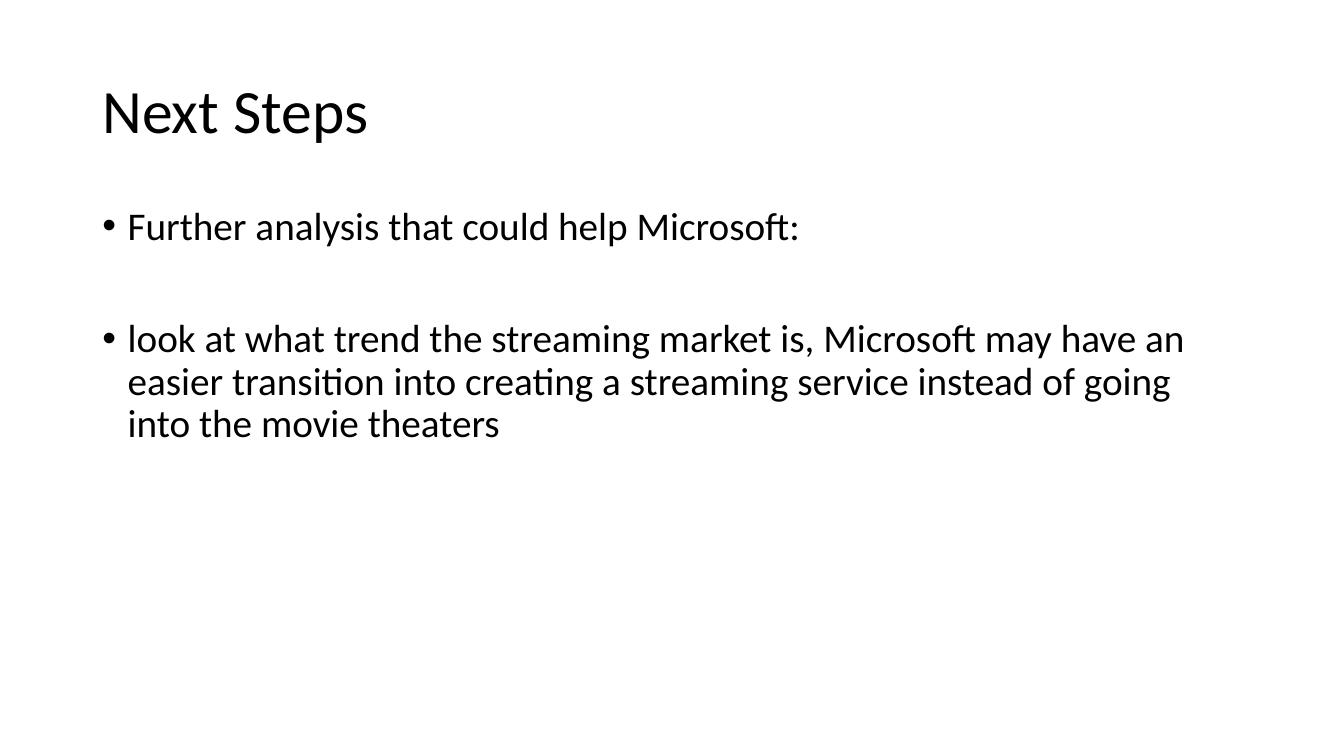
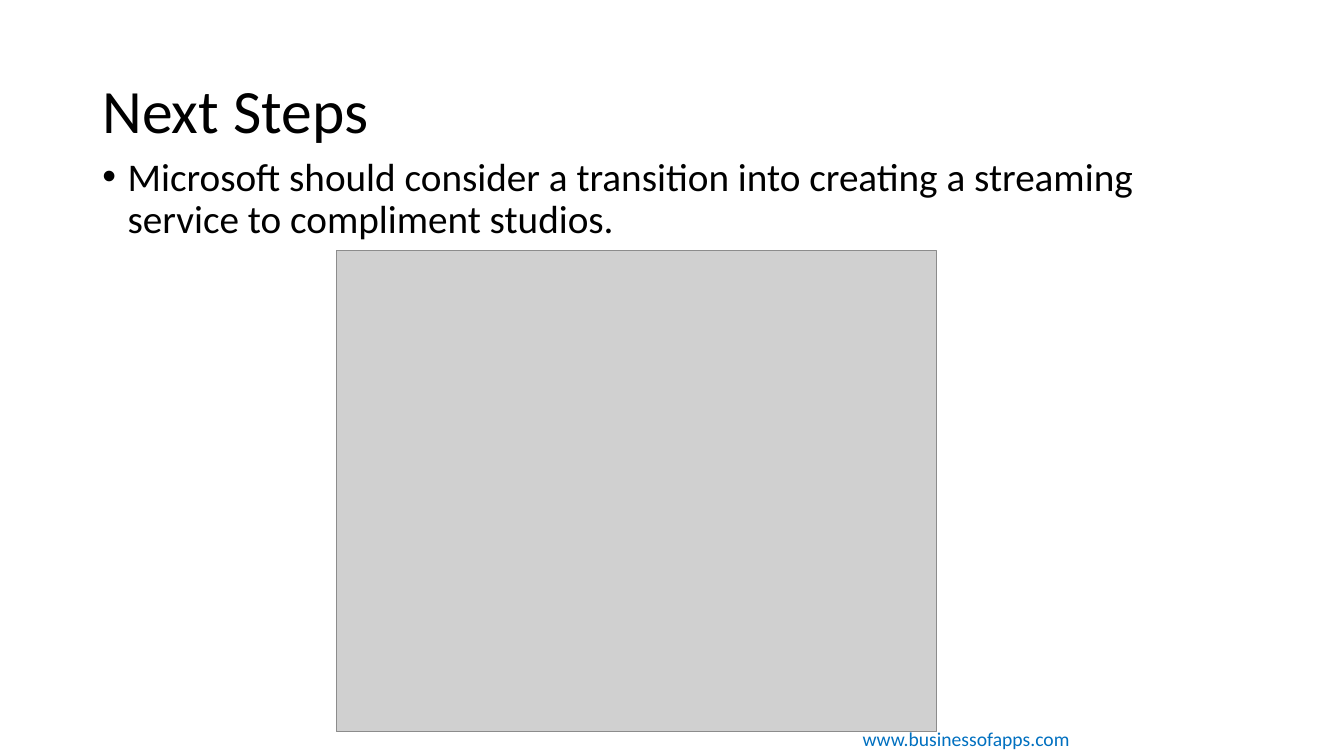
Before and after one commit to john-c-simmons/microsoft_film_reccomendation, a slide deck: slide 13 of MS_movie_JCDP 3.pptx. Drawn at 1344x756 pixels with LibreOffice and Linux fonts; fonts in the diff are those of the drawing; grey boxes stand for pictures. Boxes give left, top, right and bottom in pixels: in the first picture for what was removed or moved away, otherwise in the second. Text is boxed around its words. In the diff, an @@ line names an element or a change of style, - is before the commit and + after.

Commit message:
Fri 10:32

```diff
--- a/MS_movie_JCDP 3.pptx
+++ b/MS_movie_JCDP 3.pptx
@@ text at [128,163,1133,240]: text changed @@
-• Further analysis that could help Microsoft:
-• look at what trend the streaming market is, Microsoft may have an easier transition into creating a streaming service instead of going into the movie theaters
+• Microsoft should consider a transition into creating a streaming service to compliment studios.
@@ picture added at [336,251,937,732] @@
@@ text added at [863,730,1070,749], 14 pt, text #0070C0 @@
+www.businessofapps.com
```
Also in this commit, not shown: 2 other slides changed.
